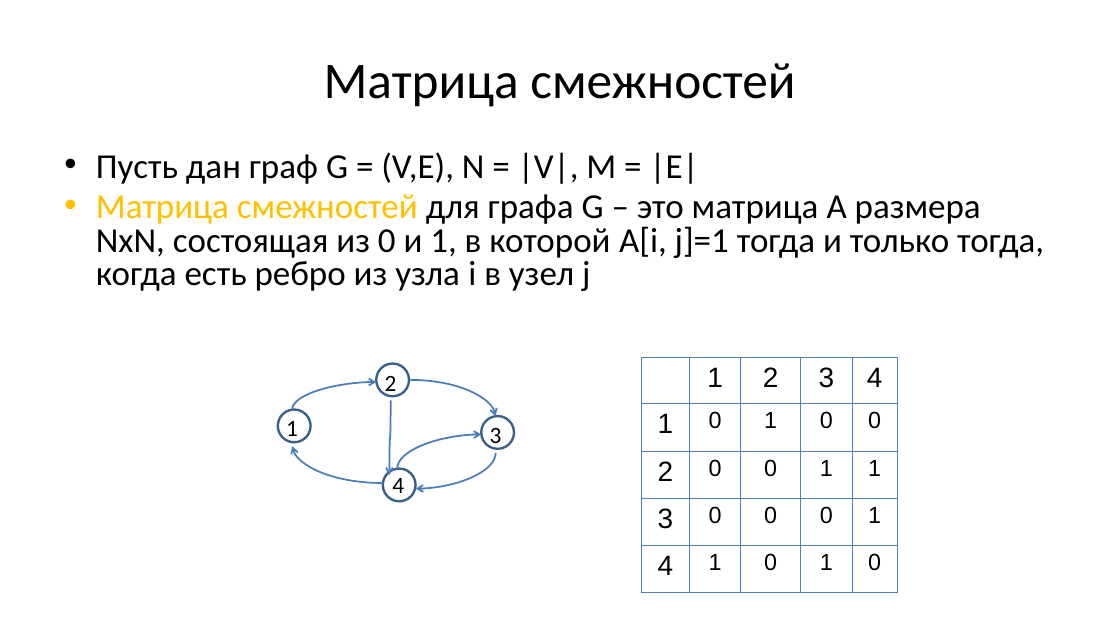
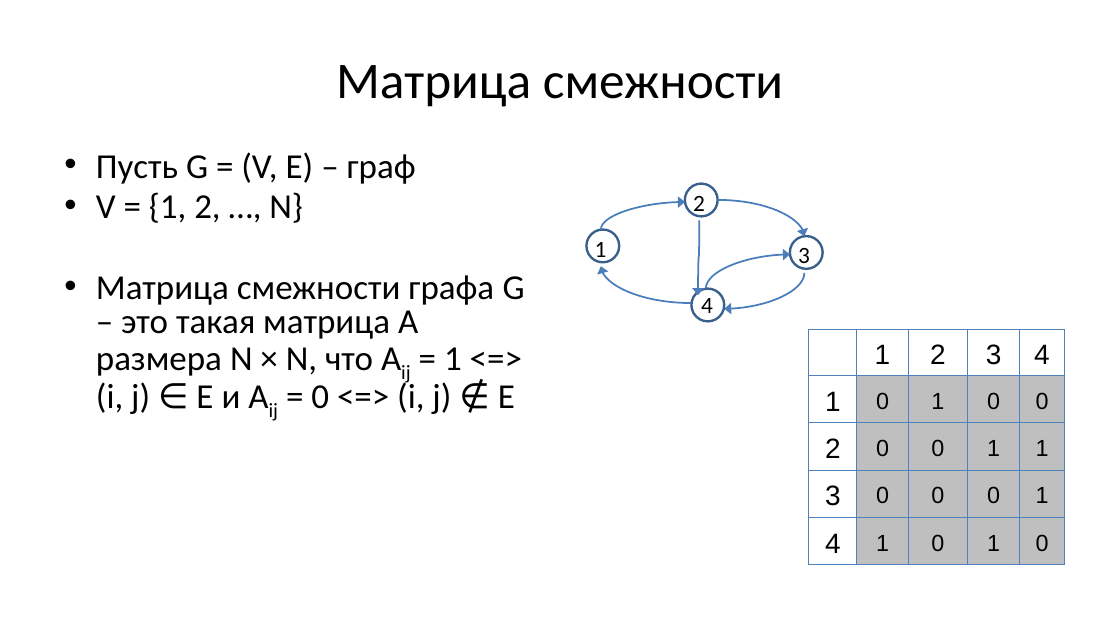
Before and after one commit to Evgueni-Petrov-aka-espetrov/Algorithms-and-Programming-in-C-pptx, a slide deck: slide 79 of 09 Списки (окончание) Графы.pptx (slide 27 before the commit). Drawn at 1120x630 pixels with LibreOffice and Linux fonts; fonts in the diff are those of the drawing. Boxes give left, top, right and bottom in pixels: in the first picture for what was removed or moved away, otherwise in the second. Text is boxed around its words. In the diff, an @@ line names an element or a change of style, - is before the commit and + after.

```diff
--- a/09 Списки (окончание) Графы.pptx
+++ b/09 Списки (окончание) Графы.pptx
@@ title at <box>336,65,783,107</box>: text changed @@
-Матрица смежностей
+Матрица смежности
@@ text at <box>96,152,525,414</box>: text changed @@
-• Пусть дан граф G = (V,E), N = |V|, M = |E|
-• Матрица смежностей для графа G – это матрица A размера NхN, состоящая из 0 и 1, в которой A[i, j]=1 тогда и только тогда, когда есть ребро из узла i в узел j
+• Пусть G = (V, E) – граф
+• V = {1, 2, …, N}
+• Матрица смежности графа G – это такая матрица A размера N × N, что Aij = 1 <=> (i, j) ∈ E и Aij = 0 <=> (i, j) ∉ E
@@ curved arrow (601, 229) - (685, 202): arrowheads changed @@
@@ curved arrow (718, 200) - (805, 236): arrowheads changed @@
@@ 6 curved arrows, 4 texts, 4 ellipses: place and size @@
-6 curved arrows, 4 texts, 4 ellipses at <box>278,364,514,502</box>
+6 curved arrows, 4 texts, 4 ellipses at <box>586,184,823,322</box>
@@ curved arrow (700, 220) - (698, 295): arrowheads changed @@
@@ curved arrow (691, 303) - (601, 266): arrowheads changed @@
@@ curved arrow (706, 289) - (790, 255): arrowheads changed @@
@@ curved arrow (805, 273) - (724, 309): arrowheads changed @@
@@ table at <box>809,330,1065,565</box> @@
@@ fill none to #BFBFBF in 16 cells @@
@@ table: place and size @@
-table at <box>642,358,897,593</box>
+table at <box>809,330,1065,565</box>
```
Also in this commit, not shown: 16 other slides changed, 88 slides added, 14 slides removed.
